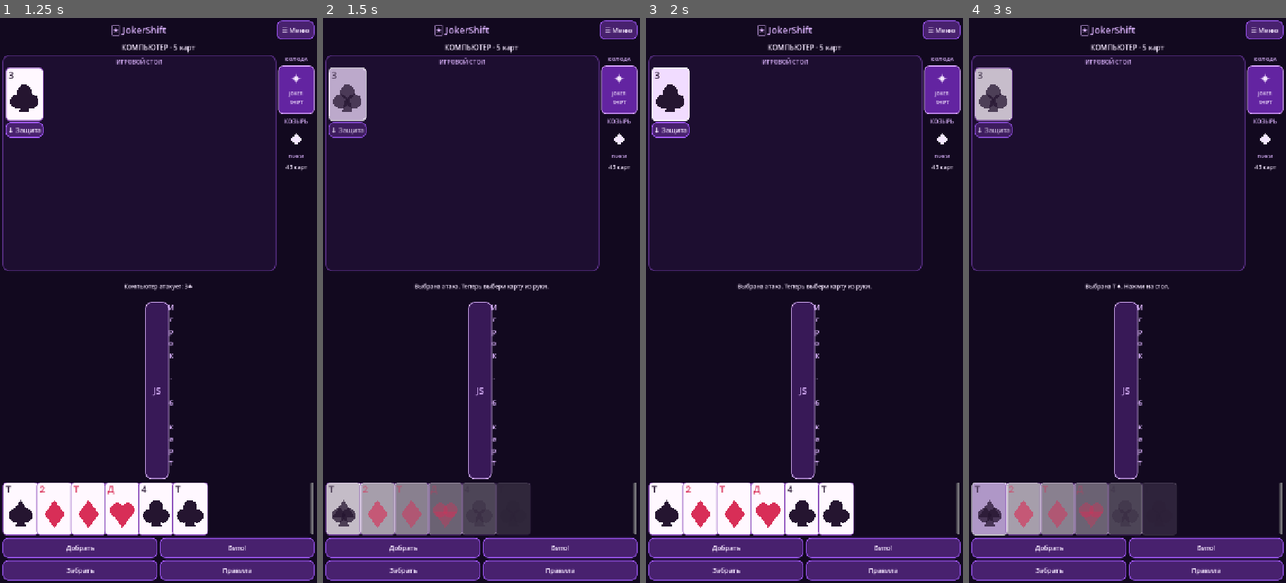
Above: before the commit, frames 1-4 (left to right).
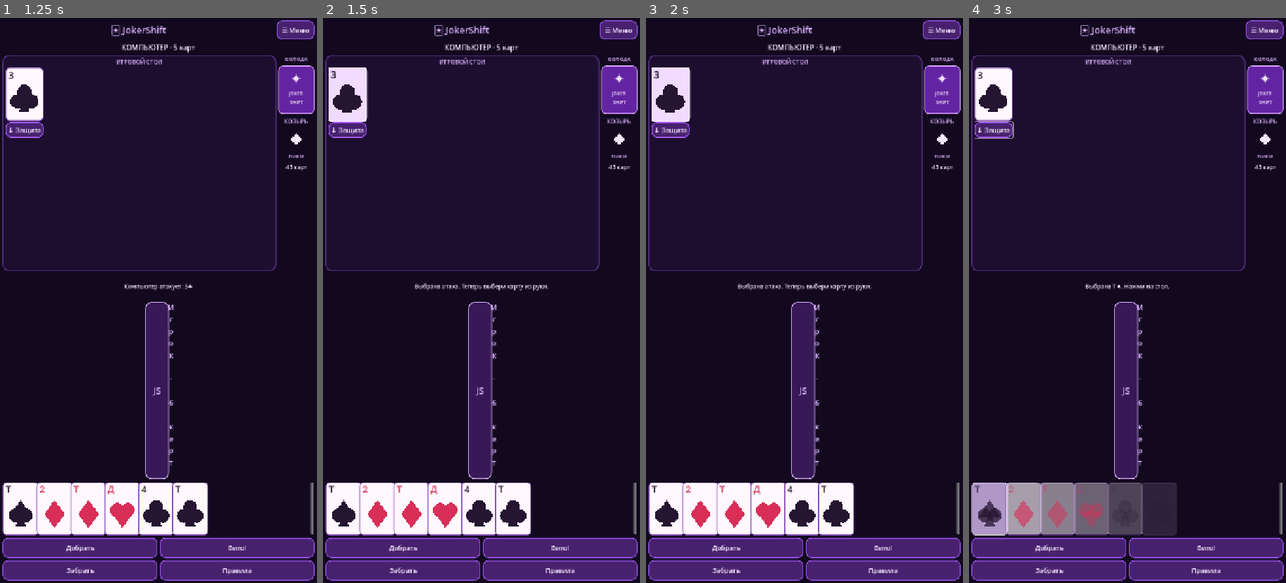
Above: after the commit, the same moments.

Repository: fF0GGY824/fF0GGY123
Game: Godot game, scene res://control.tscn
Same seed, same stepped clock (60 frames per second), same inputs: the game is played once before the commit and once after it.
Inputs (mouse positions are in pixels of both pictures, inside the frame that each line leads up to):
- Up to frame 1 (1.25 s): click "▶ ИГРАТЬ" at 0.5 s
- Up to frame 2 (1.5 s): click (348, 91) at 1.27 s
- Up to frame 3 (2 s): no input
- Up to frame 4 (3 s): click "↓ Защита" at 2 s; click (991, 509) at 2.77 s

Frame 1 is identical in both runs. In frame 2, 6.9% of the frame differs, in the area x 0-66%, y 8-92%; in frame 3, 0.1%; in frame 4, 1.2%.

Commit message:
Optimize UI updates by caching card and trump visuals without changing design

Diff:
--- a/JokerShift-Android-ready/control.gd
+++ b/JokerShift-Android-ready/control.gd
@@ -31,6 +31,10 @@
 var selected_index: int = -1
 var selected_pair: int = -1
 var status_text: String = ""
+# Cache UI visual state to avoid reconstructing every card on status changes.
+var last_table_visual_key: String = ""
+var last_hand_visual_key: String = ""
+var last_trump_visual_key: String = ""
 
 var menu_screen: Control
 var game_screen: Control
@@ -1068,6 +1072,9 @@
 
 func adapt_layout() -> void:
 	var width: float = get_viewport_rect().size.x
+	# Card sizes change when the viewport changes; invalidate caches.
+	last_table_visual_key = ""
+	last_hand_visual_key = ""
 
 	card_width = clampf(width * 0.19, 54.0, 82.0)
 	card_height = card_width * 1.48
@@ -1087,6 +1094,8 @@
 # ==========================================
 
 func new_game() -> void:
+	last_table_visual_key = ""
+	last_hand_visual_key = ""
 	deck.clear()
 	player_hand.clear()
 	bot_hand.clear()
@@ -1218,6 +1227,10 @@
 func update_trump_symbol() -> void:
 	if trump_icon_row == null:
 		return
+	var visual_key: String = trump_mode + "|" + trump_suit
+	if visual_key == last_trump_visual_key:
+		return
+	last_trump_visual_key = visual_key
 	clear_children(trump_icon_row)
 	var suits_to_draw: Array[String] = []
 	match trump_mode:
@@ -2601,89 +2614,95 @@
 	deck_panel.visible = not deck.is_empty()
 	status_label.text = status_text
 
-	clear_children(table_grid)
-
-	# Пустой стол.
-	if table_cards.is_empty():
-		var empty_button: Button = make_button(
-			"НАЖМИ СЮДА\nДЛЯ ХОДА",
-			field_pressed
-		)
-
-		empty_button.custom_minimum_size = Vector2(
-			135,
-			90
-		)
-
-		table_grid.add_child(empty_button)
-
-	# Карты на столе.
-	for i in range(table_cards.size()):
-		var pair: Dictionary = table_cards[i]
-
-		var column: VBoxContainer = VBoxContainer.new()
-
-		column.add_theme_constant_override(
-			"separation",
-			3
-		)
-
-		var attack_card: GameCard = make_card_view(
-			pair["attack"],
-			"attack",
-			-1,
-			i
-		)
-
-		column.add_child(attack_card)
-
-		if pair["defense"].is_empty():
-			var defense_target: Button = make_button(
-				"↓ Защита",
-				table_card_pressed.bind(
-					"attack",
-					i
-				)
+	var table_key: String = JSON.stringify(table_cards)
+	if table_key != last_table_visual_key:
+		last_table_visual_key = table_key
+		clear_children(table_grid)
+
+		# Пустой стол.
+		if table_cards.is_empty():
+			var empty_button: Button = make_button(
+				"НАЖМИ СЮДА\nДЛЯ ХОДА",
+				field_pressed
 			)
 
-			defense_target.custom_minimum_size = Vector2(
-				card_width,
-				35
+			empty_button.custom_minimum_size = Vector2(
+				135,
+				90
 			)
 
-			column.add_child(defense_target)
-
-		else:
-			var defense_card: GameCard = make_card_view(
-				pair["defense"],
-				"defense",
+			table_grid.add_child(empty_button)
+
+		# Карты на столе.
+		for i in range(table_cards.size()):
+			var pair: Dictionary = table_cards[i]
+
+			var column: VBoxContainer = VBoxContainer.new()
+
+			column.add_theme_constant_override(
+				"separation",
+				3
+			)
+
+			var attack_card: GameCard = make_card_view(
+				pair["attack"],
+				"attack",
 				-1,
 				i
 			)
 
-			column.add_child(defense_card)
-
-		table_grid.add_child(column)
-
-		animate_in(
-			column,
-			minf(float(i) * 0.035, 0.15)
-		)
+			column.add_child(attack_card)
+
+			if pair["defense"].is_empty():
+				var defense_target: Button = make_button(
+					"↓ Защита",
+					table_card_pressed.bind(
+						"attack",
+						i
+					)
+				)
+
+				defense_target.custom_minimum_size = Vector2(
+					card_width,
+					35
+				)
+
+				column.add_child(defense_target)
+
+			else:
+				var defense_card: GameCard = make_card_view(
+					pair["defense"],
+					"defense",
+					-1,
+					i
+				)
+
+				column.add_child(defense_card)
+
+			table_grid.add_child(column)
+
+			animate_in(
+				column,
+				minf(float(i) * 0.035, 0.15)
+			)
 
 	# Карты игрока.
-	clear_children(hand_row)
-
-	for i in range(player_hand.size()):
-		var hand_card: GameCard = make_card_view(
-			player_hand[i],
-			"hand",
-			i,
-			-1
-		)
-
-		hand_row.add_child(hand_card)
-
-		animate_in(
-			hand_card,
-			minf(float(i) * 0.025, 0.15)
-		)
+	var hand_key: String = JSON.stringify(player_hand) + "|" + str(selected_index)
+	if hand_key != last_hand_visual_key:
+		last_hand_visual_key = hand_key
+		clear_children(hand_row)
+
+		for i in range(player_hand.size()):
+			var hand_card: GameCard = make_card_view(
+				player_hand[i],
+				"hand",
+				i,
+				-1
+			)
+
+			hand_row.add_child(hand_card)
+
+			animate_in(
+				hand_card,
+				minf(float(i) * 0.025, 0.15)
+			)
